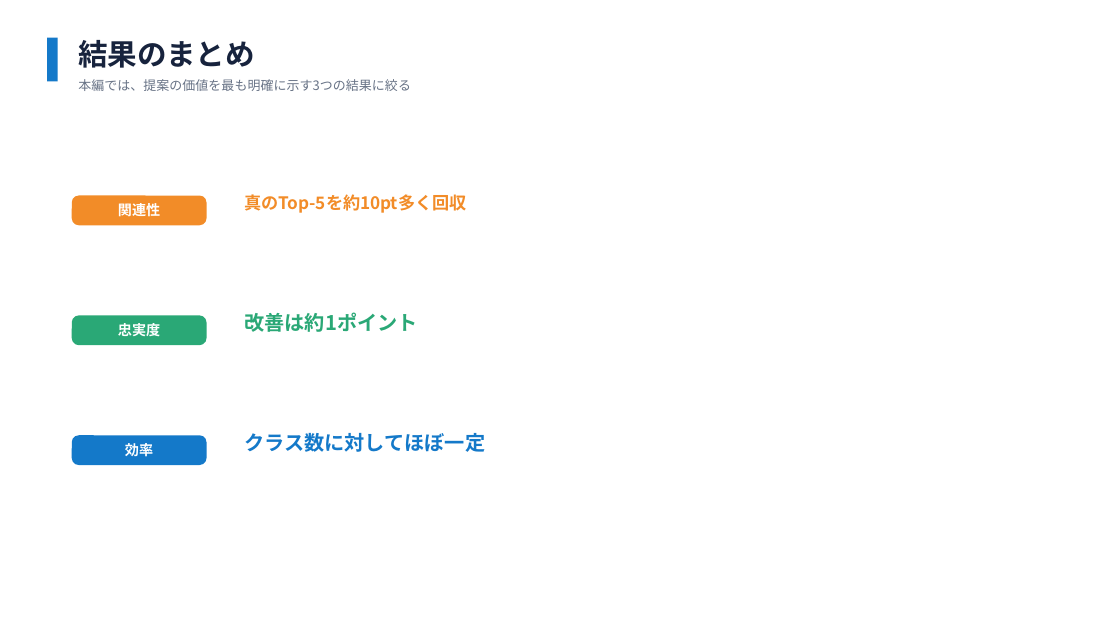
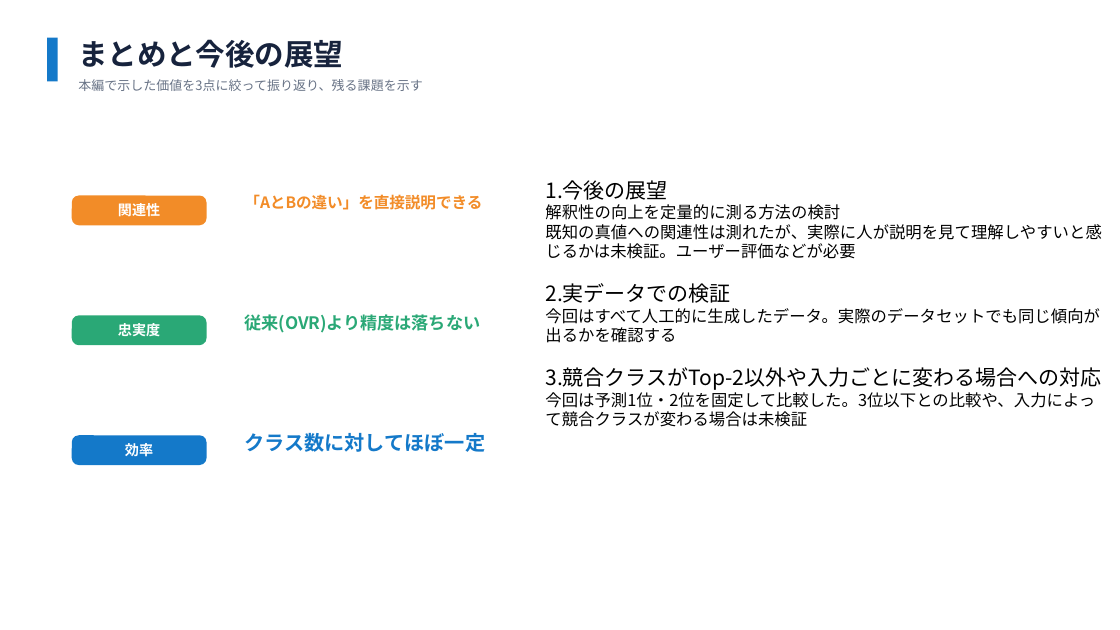
Before and after one commit to SoutaIkegame/Multi-Class-LIME-v2, a slide deck: slide 28 of pptx/MIDTERM_PRESENTATION_v3.pptx. Drawn at 1120x630 pixels with LibreOffice and Linux fonts; fonts in the diff are those of the drawing. Boxes give left, top, right and bottom in pixels: in the first picture for what was removed or moved away, otherwise in the second. Text is boxed around its words. In the diff, an @@ line names an element or a change of style, - is before the commit and + after.

```diff
--- a/pptx/MIDTERM_PRESENTATION_v3.pptx
+++ b/pptx/MIDTERM_PRESENTATION_v3.pptx
@@ text at <box>78,39,343,68</box>: text changed @@
-結果のまとめ
+まとめと今後の展望
@@ text at <box>78,79,422,91</box>: text changed @@
-本編では、提案の価値を最も明確に示す3つの結果に絞る
+本編で示した価値を3点に絞って振り返り、残る課題を示す
@@ text at <box>244,194,482,210</box>: text changed; size 14.6 to 13.3 pt @@
-真のTop-5を約10pt多く回収
+「AとBの違い」を直接説明できる
@@ text added at <box>545,180,1101,427</box>, 14 pt, text #000000 @@
+1.今後の展望
+解釈性の向上を定量的に測る方法の検討
+既知の真値への関連性は測れたが、実際に人が説明を見て理解しやすいと感じるかは未検証。ユーザー評価などが必要
+2.実データでの検証
+今回はすべて人工的に生成したデータ。実際のデータセットでも同じ傾向が出るかを確認する
+3.競合クラスがTop-2以外や入力ごとに変わる場合への対応
+今回は予測1位・2位を固定して比較した。3位以下との比較や、入力によって競合クラスが変わる場合は未検証
@@ text at <box>244,314,480,333</box>: text changed; size 17.2 to 14.7 pt @@
-改善は約1ポイント
+従来(OVR)より精度は落ちない
```
Also in this commit, not shown: 4 other slides changed, 2 other files.
